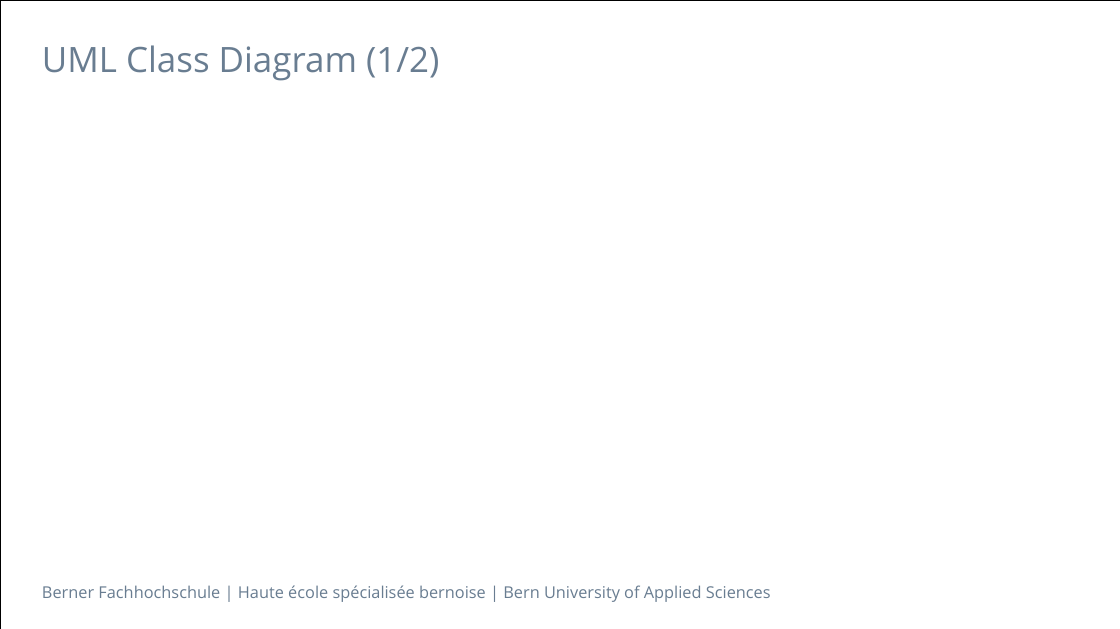
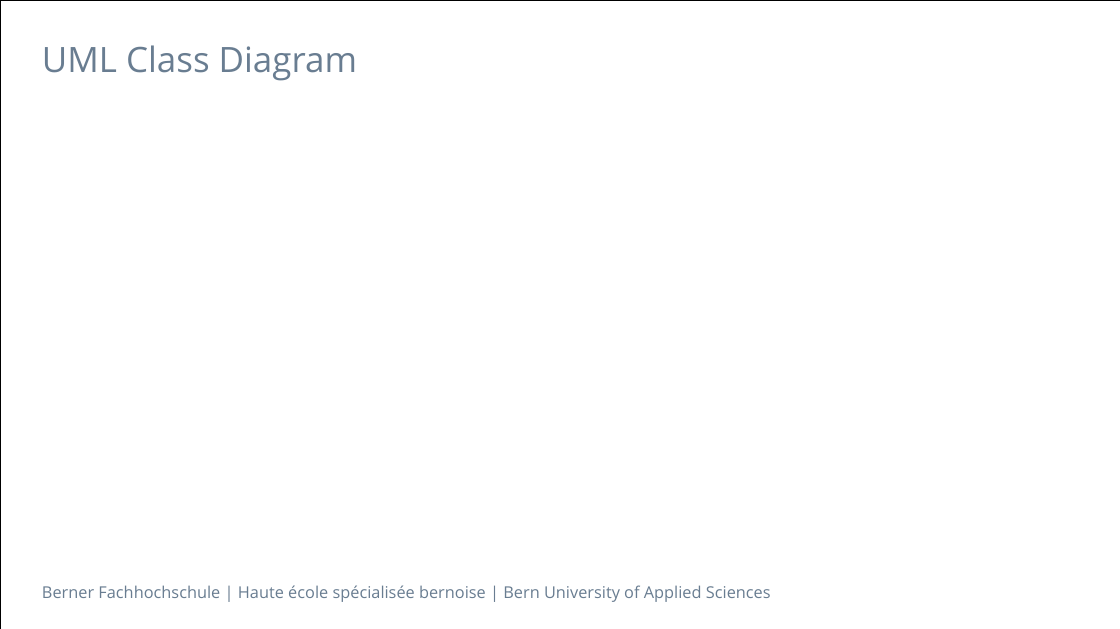
Before and after one commit to jntme/ch.bfh.btx8081.w2017.blue, a slide deck: slide 4 of doc/04-ScrumSetup/Task_3&4_Presentation.pptx. Drawn at 1120x629 pixels with LibreOffice and Linux fonts; fonts in the diff are those of the drawing; background and template pictures are left out. Boxes give left, top, right and bottom in pixels: in the first picture for what was removed or moved away, otherwise in the second. Text is boxed around its words. In the diff, an @@ line names an element or a change of style, - is before the commit and + after.

```diff
--- a/doc/04-ScrumSetup/Task_3&4_Presentation.pptx
+++ b/doc/04-ScrumSetup/Task_3&4_Presentation.pptx
@@ title at <box>42,45,357,81</box>: text changed @@
-UML Class Diagram (1/2)
+UML Class Diagram
```
Also in this commit, not shown: 1 other slide changed, 1 slide added.
